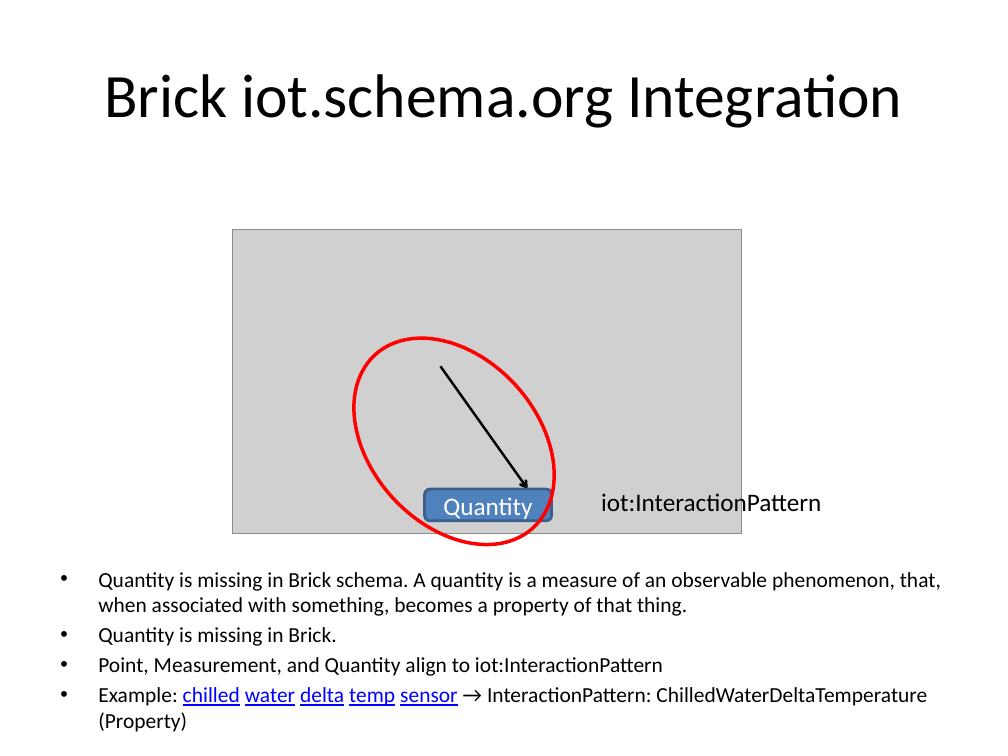
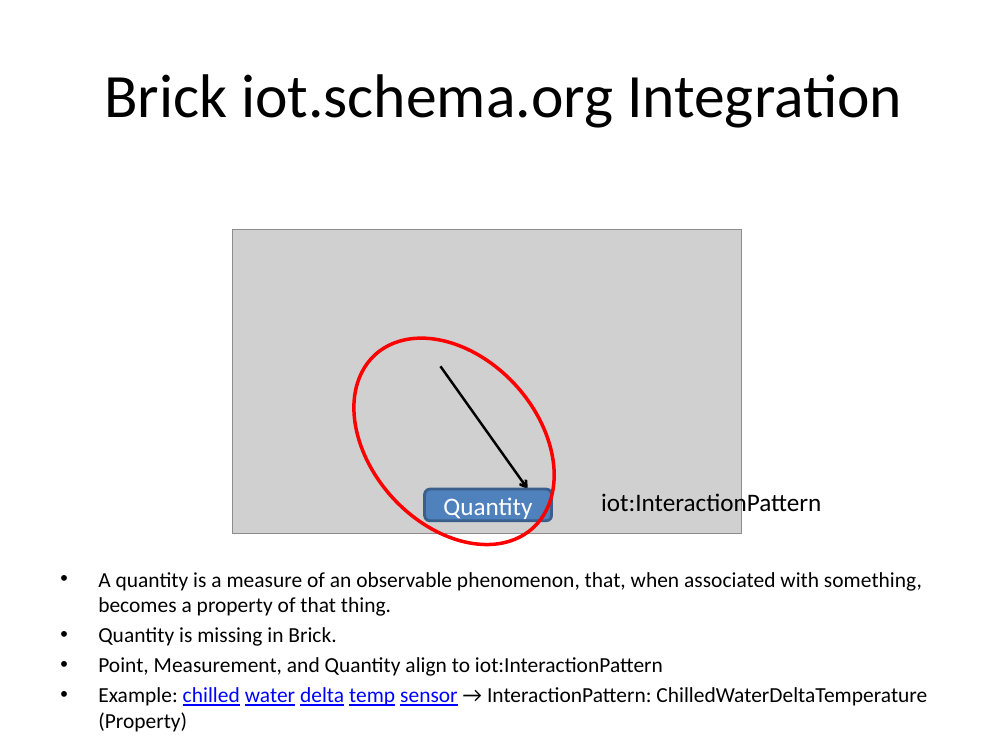
Before and after one commit to iot-schema-collab/teleconferences, a slide deck: slide 7 of iot.schema.org-28062018.pptx. Drawn at 1008x756 pixels with LibreOffice and Linux fonts; fonts in the diff are those of the drawing; grey boxes stand for pictures. Boxes give left, top, right and bottom in pixels: in the first picture for what was removed or moved away, otherwise in the second. Text is boxed around its words. In the diff, an @@ line names an element or a change of style, - is before the commit and + after.

Commit message:
Small corrections (e.g., typos) in slides corrected.

```diff
--- a/iot.schema.org-28062018.pptx
+++ b/iot.schema.org-28062018.pptx
@@ text at (x1=98, y1=572, x2=922, y2=616): text changed @@
-• Quantity is missing in Brick schema. A quantity is a measure of an observable phenomenon, that, when associated with something, becomes a property of that thing.
+• A quantity is a measure of an observable phenomenon, that, when associated with something, becomes a property of that thing.
```
Also in this commit, not shown: 1 other slide changed, 1 other file.
